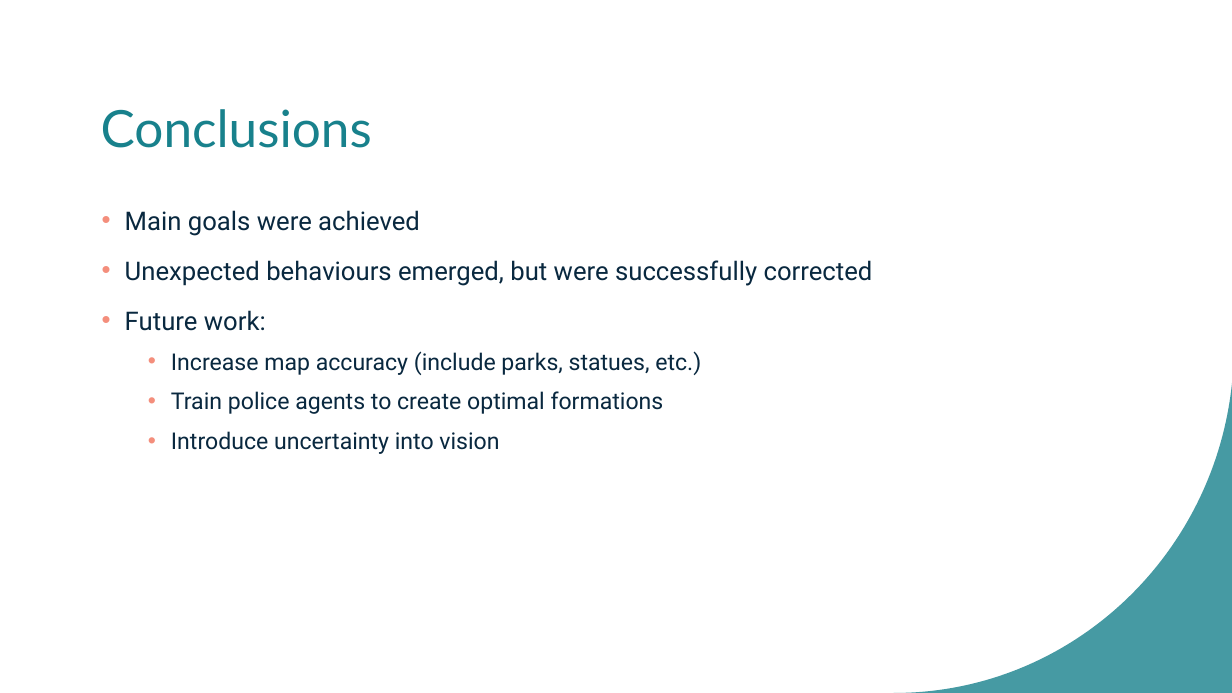
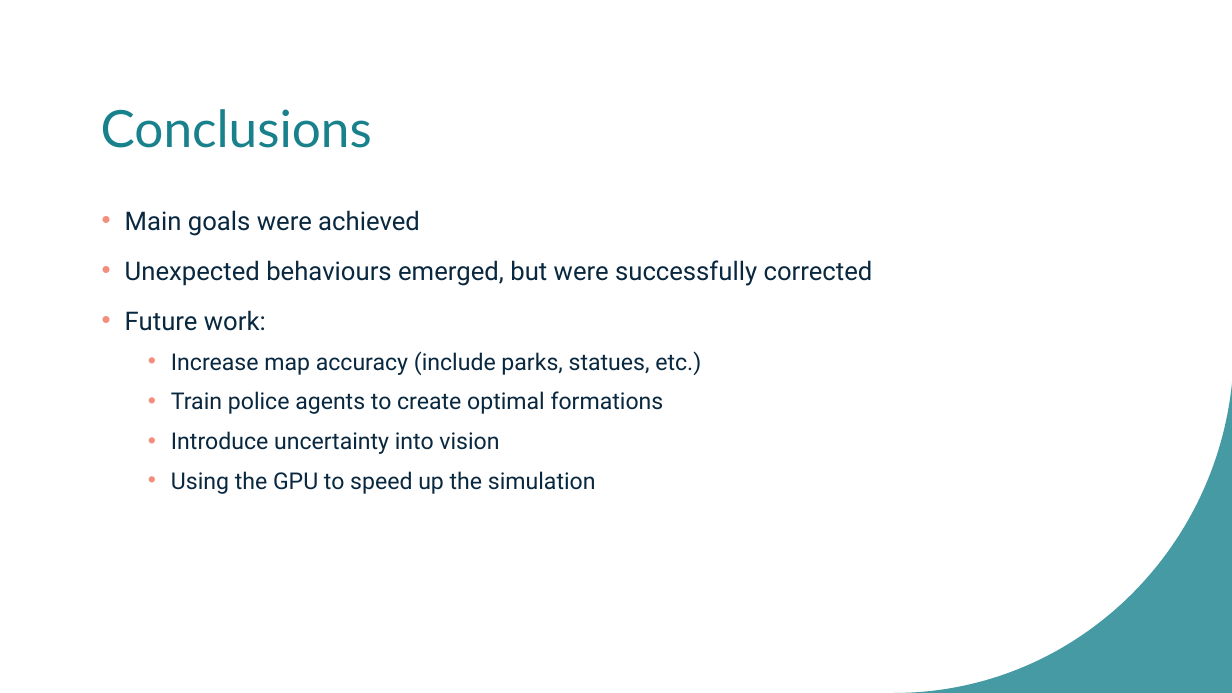
Before and after one commit to bajicluka01/CollectiveBehaviour-GroupA, a slide deck: slide 13 of GroupA-presentation.pptx (slide 16 before the commit). Drawn at 1232x693 pixels with LibreOffice and Linux fonts; fonts in the diff are those of the drawing. Boxes give left, top, right and bottom in pixels: in the first picture for what was removed or moved away, otherwise in the second. Text is boxed around its words. In the diff, an @@ line names an element or a change of style, - is before the commit and + after.

```diff
--- a/GroupA-presentation.pptx
+++ b/GroupA-presentation.pptx
@@ text at (x1=171, y1=471, x2=596, y2=494): paragraph added @@
+  • Using the GPU to speed up the simulation
```
Also in this commit, not shown: 6 other slides changed, 3 slides removed, 6 other files.
